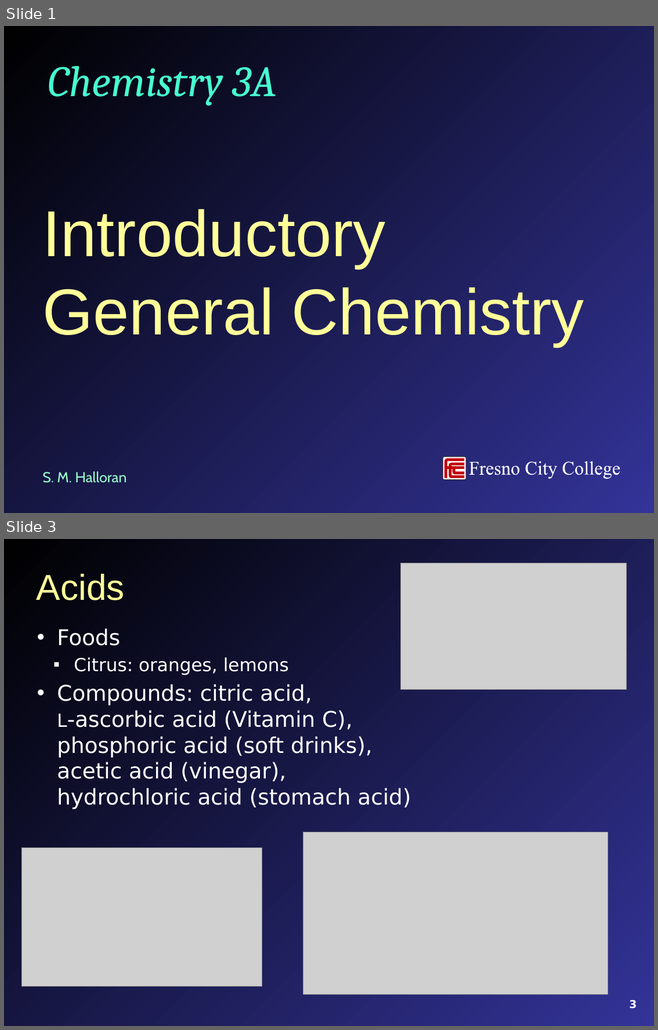
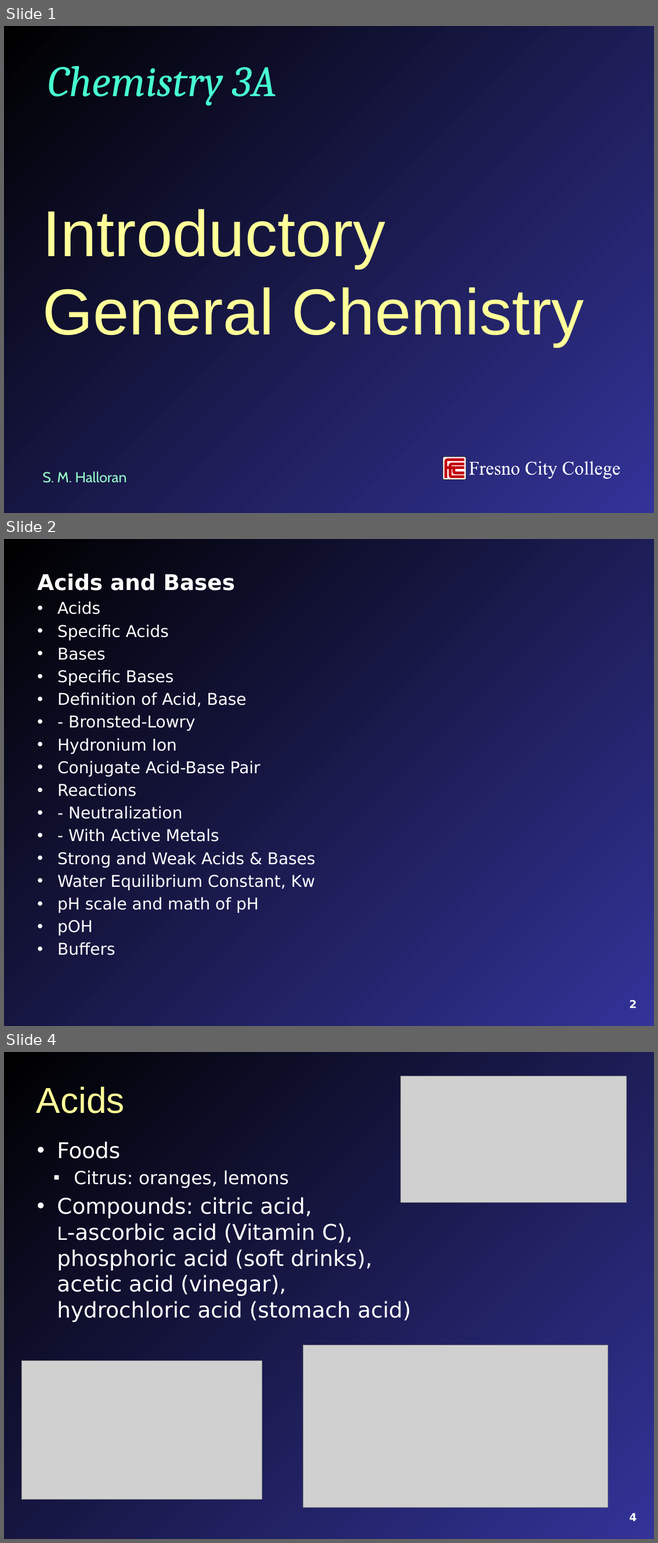
Before and after one commit to mavigozler/mavigozler.github.io, a slide deck: Teaching/Chemistry/Lecture Slides/FCC Chem 3A Chap 12 Content.pptx. Shown one above the other, each under a label of ours: slides 1 and 3 before the commit, slides 1, 2 and 4 after it; the slides between them are not shown. The pictures are 658x1030 and 658x1543 pixels, drawn with LibreOffice and Linux fonts; fonts in the diff are those of the drawing; grey boxes stand for pictures. Boxes give left, top, right and bottom in pixels: in the first picture for what was removed or moved away, otherwise in the second. Text is boxed around its words. In the diff, an @@ line names an element or a change of style, - is before the commit and + after.

```diff
--- a/Teaching/Chemistry/Lecture Slides/FCC Chem 3A Chap 12 Content.pptx
+++ b/Teaching/Chemistry/Lecture Slides/FCC Chem 3A Chap 12 Content.pptx
@@ slide 2 added at <box>4,539,654,1026</box>, background gradient #000000 to #333399 @@
@@ text added at <box>37,573,315,955</box>, 18 pt, text #FFFFFF @@
+Acids and Bases
+• Acids
+• Specific Acids
+• Bases
+• Specific Bases
+• Definition of Acid, Base
+• - Bronsted-Lowry
+• Hydronium Ion
+• Conjugate Acid-Base Pair
+• Reactions
+• - Neutralization
+• - With Active Metals
+• Strong and Weak Acids & Bases
+• Water Equilibrium Constant, Kw
+• pH scale and math of pH
+• pOH
+• Buffers
@@ page number added at <box>629,1000,636,1008</box>, 12 pt, text #FFFFFF, bold @@
+2
@@ what was slide 3 is now slide 4 @@
@@ page number at <box>629,1513,636,1521</box>: text changed @@
-3
+4
```
Also in this commit, not shown: 27 other slides added, 2 slides removed, 5 other files.
